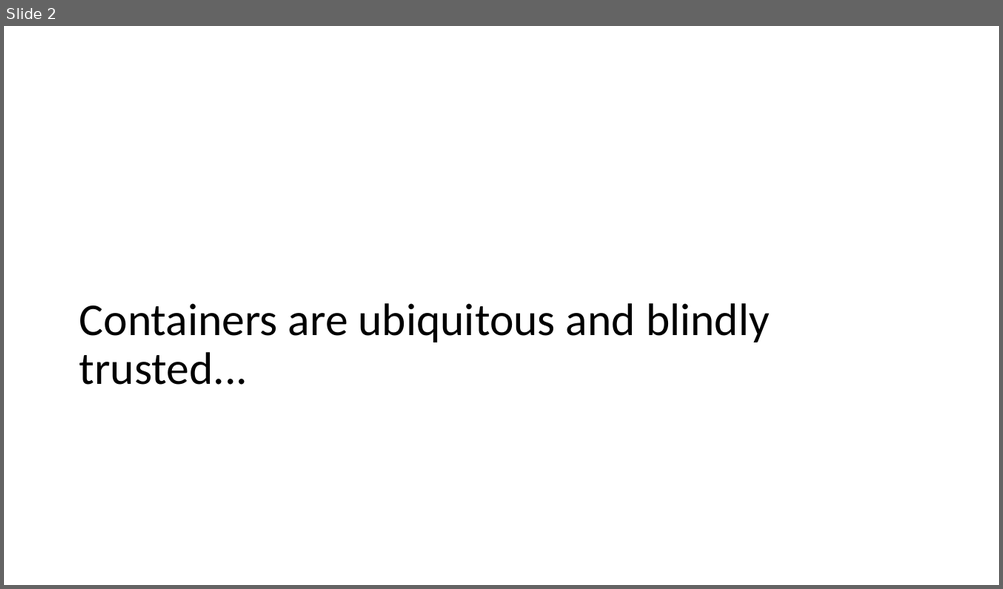
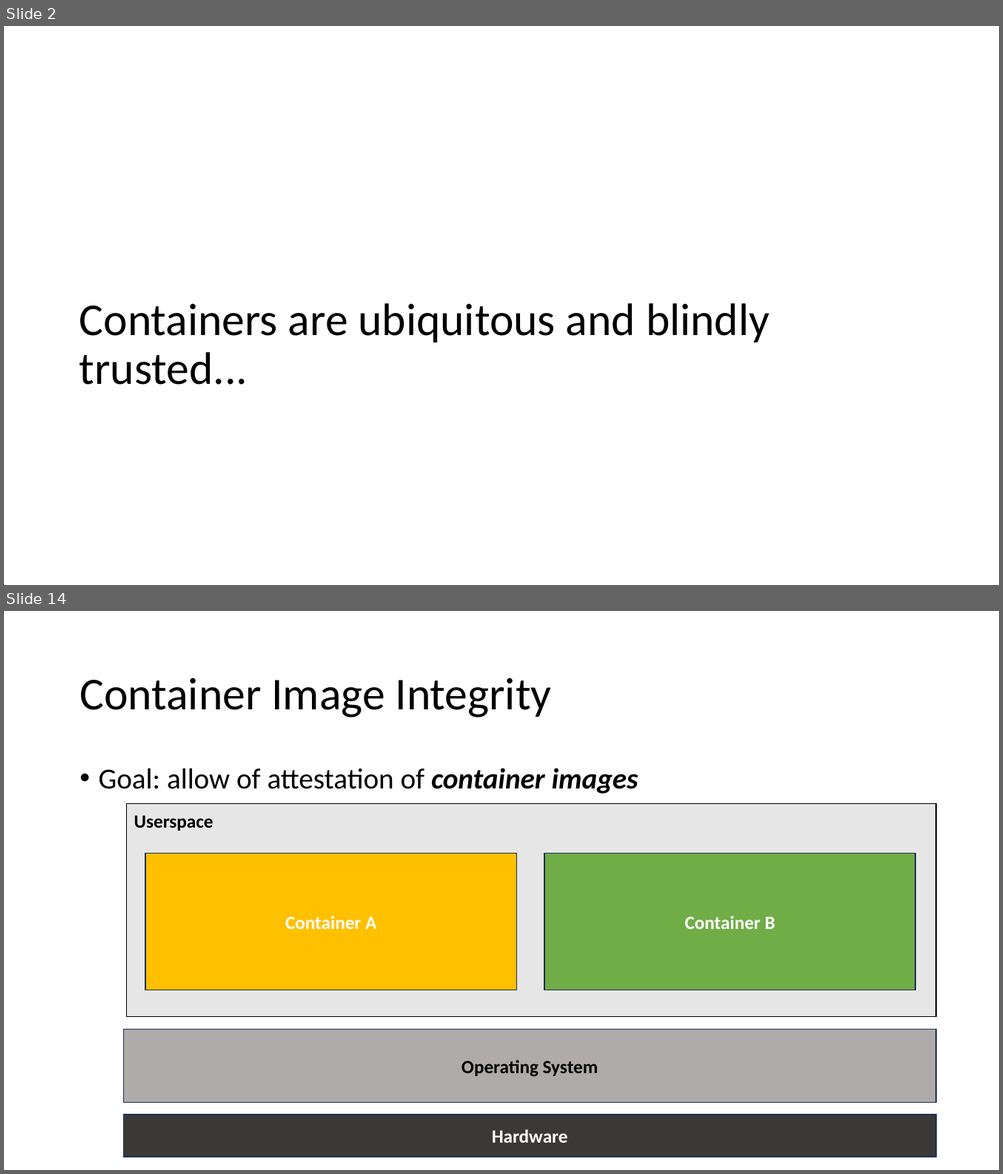
Before and after one commit to avery-blanchard/LPC23-containers, a slide deck: LPC-Containers.pptx. Shown one above the other, each under a label of ours: slide 2 before the commit, slides 2 and 14 after it; the slides between them are not shown. The pictures are 1003x589 and 1003x1174 pixels, drawn with LibreOffice and Linux fonts; fonts in the diff are those of the drawing. Boxes give left, top, right and bottom in pixels: in the first picture for what was removed or moved away, otherwise in the second. Text is boxed around its words. In the diff, an @@ line names an element or a change of style, - is before the commit and + after.

```diff
--- a/LPC-Containers.pptx
+++ b/LPC-Containers.pptx
@@ slide 14 added at bbox=[4, 611, 999, 1170], background #FFFFFF @@
@@ title added at bbox=[79, 678, 552, 718], 44 pt, text #000000 @@
+Container Image Integrity
@@ text added at bbox=[99, 768, 638, 794], 28 pt, text #000000 @@
+• Goal: allow of attestation of container images
@@ rectangle added at bbox=[126, 803, 936, 1017], fill #E7E6E6, outline #000000 1 pt, 18 pt, text #000000, bold @@
+Userspace
@@ rectangle added at bbox=[146, 854, 517, 991], fill #FFC000, outline #1E3256 1 pt, 18 pt, text #FFFFFF, bold @@
+Container A
@@ rectangle added at bbox=[544, 854, 915, 991], fill #70AD47, outline #1E3256 1 pt, 18 pt, text #FFFFFF, bold @@
+Container B
@@ rectangle added at bbox=[123, 1030, 936, 1102], fill #AFABAB, outline #1E3256 1 pt, 18 pt, text #000000, bold @@
+Operating System
@@ rectangle added at bbox=[123, 1116, 936, 1158], fill #3B3838, outline #1E3256 1 pt, 18 pt, text #FFFFFF, bold @@
+Hardware
```
Also in this commit, not shown: 2 slides changed, 28 other slides added, 6 slides removed, 2 other files.
